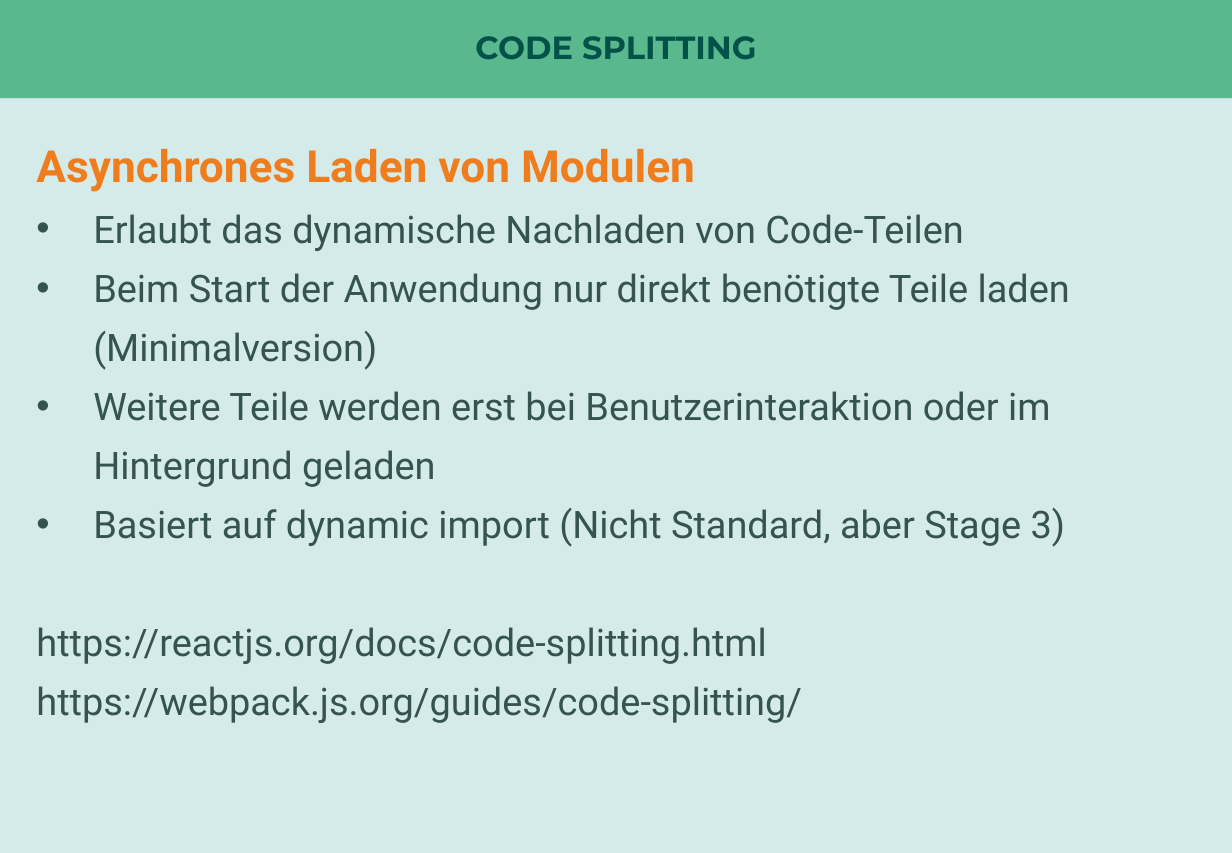
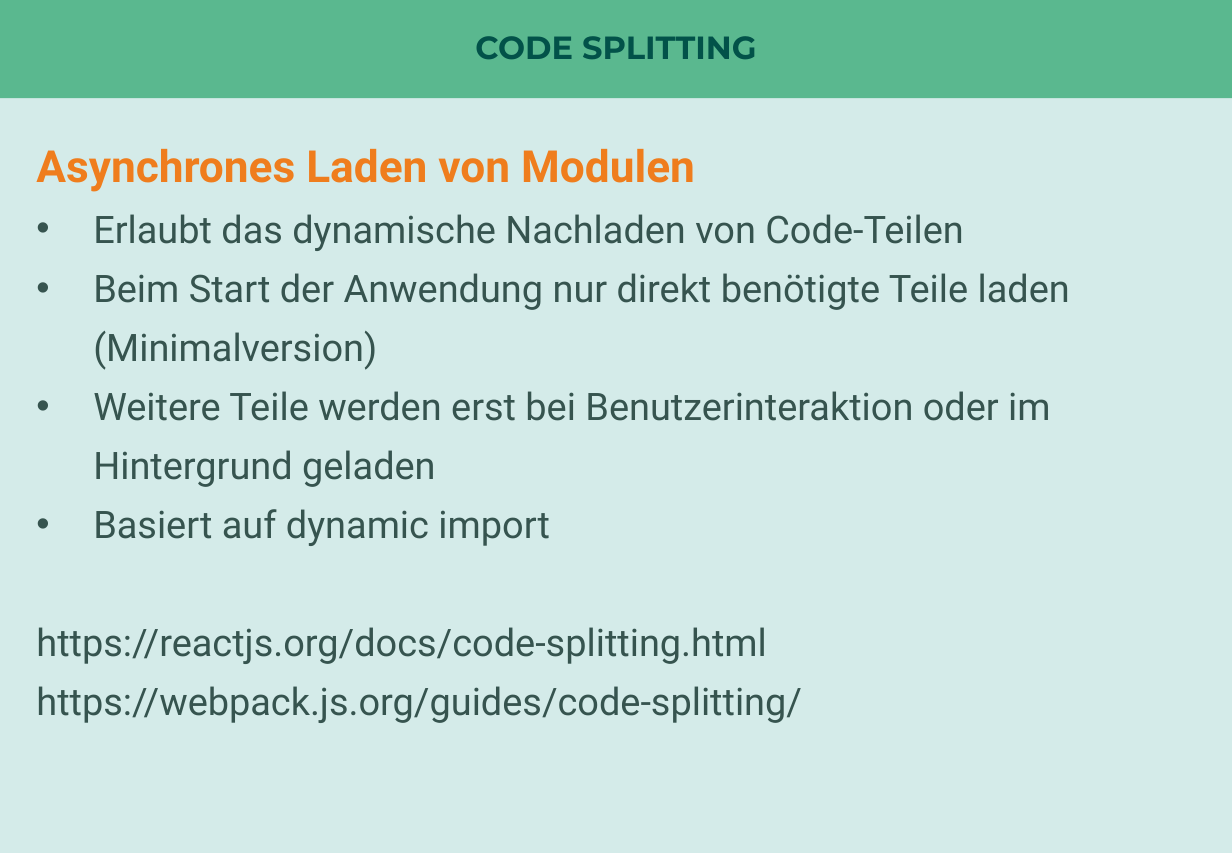
Before and after one commit to nilshartmann/react-talk, a slide deck: slide 47 of react-in-enterprise-anwendungen.pptx (slide 48 before the commit). Drawn at 1232x853 pixels with LibreOffice and Linux fonts; fonts in the diff are those of the drawing. Boxes give left, top, right and bottom in pixels: in the first picture for what was removed or moved away, otherwise in the second. Text is boxed around its words. In the diff, an @@ line names an element or a change of style, - is before the commit and + after.

```diff
--- a/react-in-enterprise-anwendungen.pptx
+++ b/react-in-enterprise-anwendungen.pptx
@@ text at [93,509,550,546]: text changed @@
-• Basiert auf dynamic import (Nicht Standard, aber Stage 3)
+• Basiert auf dynamic import
```
Also in this commit, not shown: 9 other slides changed, 5 slides added, 8 slides removed, 1 other file.
